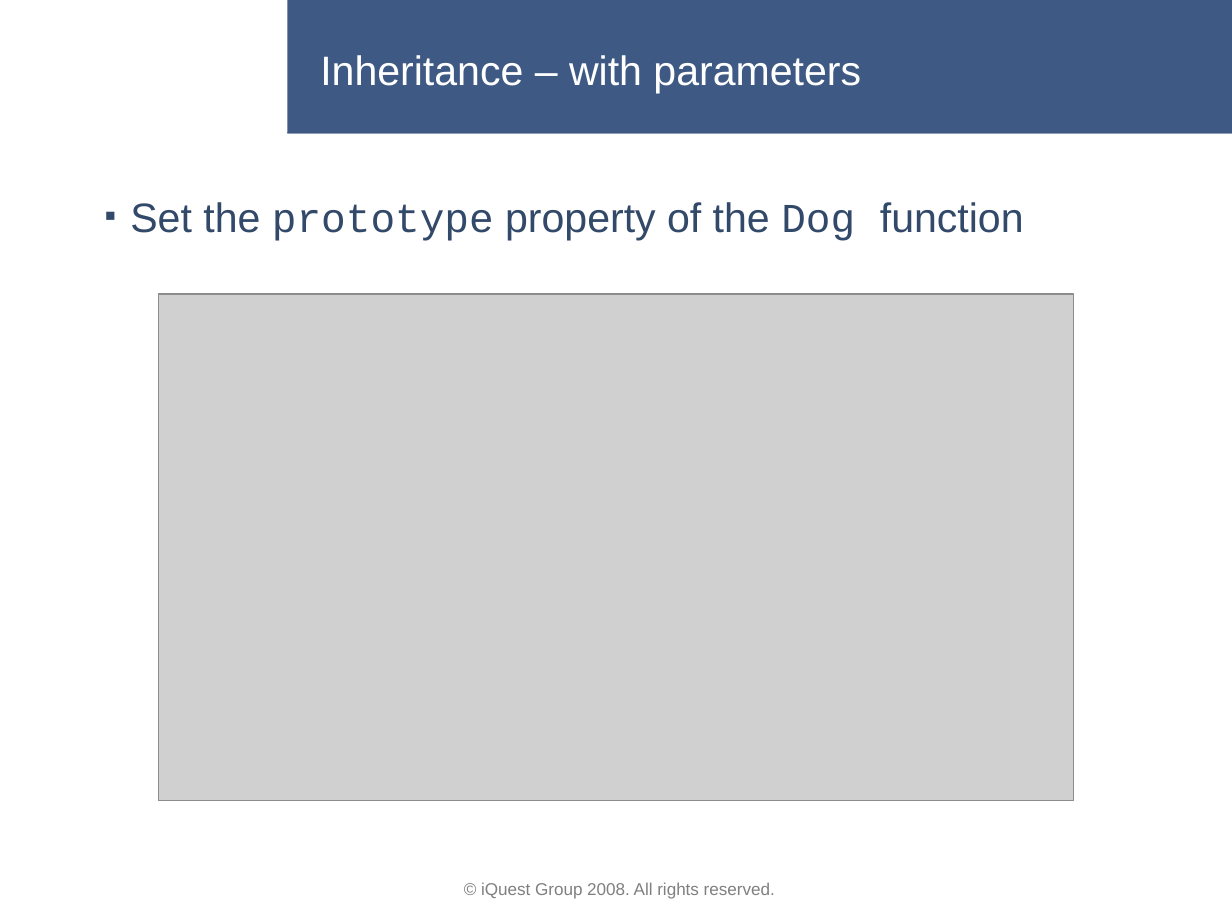
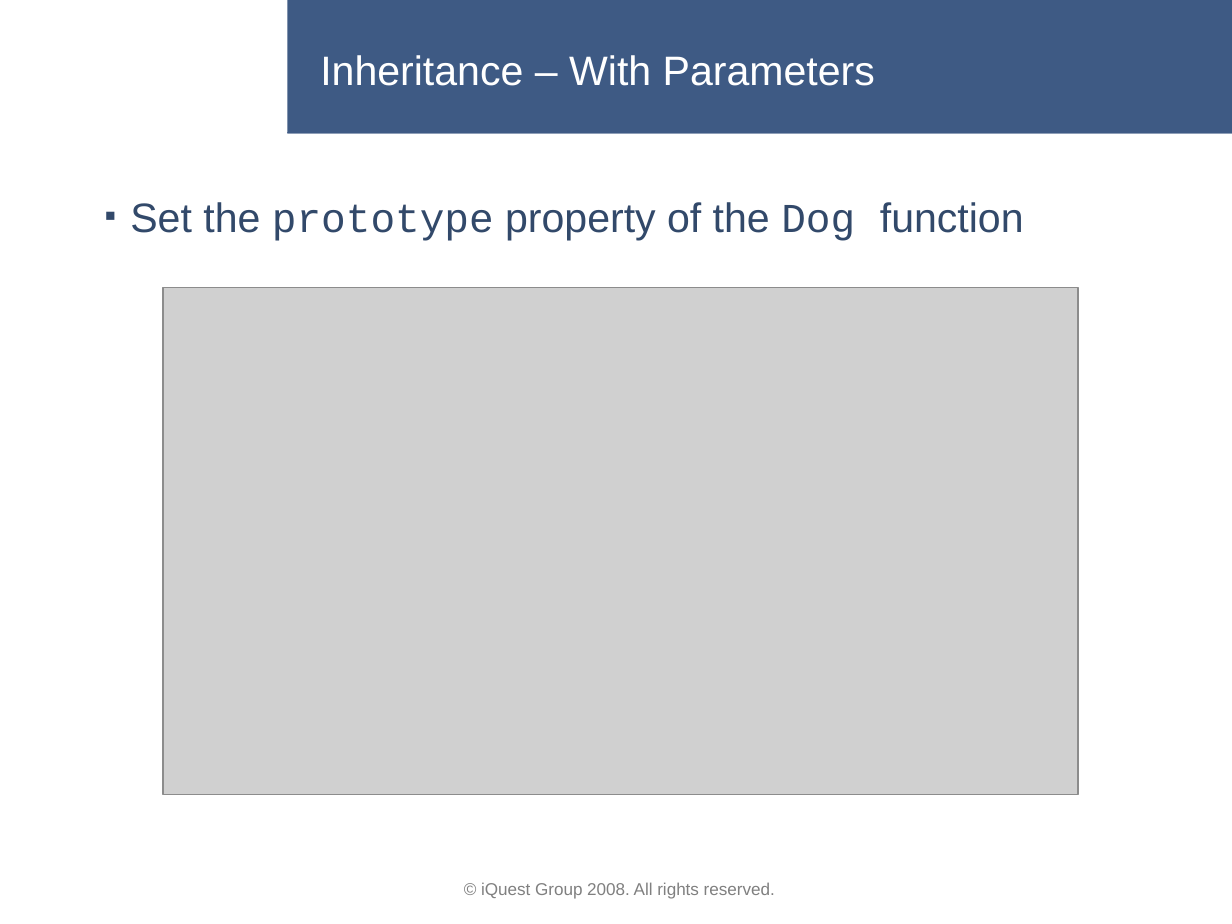
Before and after one commit to lastunicorn/BioCalcJs, a slide deck: slide 16 of doc/BioCalc Presentation.pptx (slide 14 before the commit). Drawn at 1232x924 pixels with LibreOffice and Linux fonts; fonts in the diff are those of the drawing; grey boxes stand for pictures; background and template pictures are left out. Boxes give left, top, right and bottom in pixels: in the first picture for what was removed or moved away, otherwise in the second. Text is boxed around its words. In the diff, an @@ line names an element or a change of style, - is before the commit and + after.

```diff
--- a/doc/BioCalc Presentation.pptx
+++ b/doc/BioCalc Presentation.pptx
@@ title at [320,55,875,86]: text changed @@
-Inheritance – with parameters
+Inheritance – With Parameters
@@ picture: place and size @@
-picture at [159,294,1074,801]
+picture at [163,287,1078,793]
```
Also in this commit, not shown: 12 other slides changed, 5 slides added, 2 other files.
